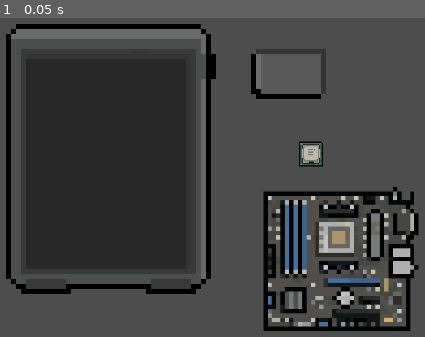
Above: before the commit, frame 1.
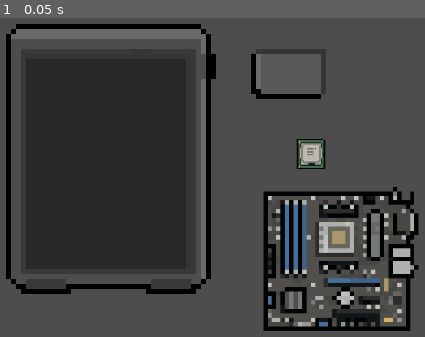
Above: after the commit, the same moment.

Repository: Raikosuu/Full-Tech-Panic_Public
Game: Godot game, scene res://scenes/minigame_1_v_2.tscn
Two runs of this game, one before a commit and one after it. Both use one fixed random seed, a clock stepped at 60 frames per second and the inputs below. This scene is started directly instead of the project's main scene.
Inputs:
- Up to frame 1 (0.05 s): no input

The runs differ from the first frame. In frame 1, 0.4% of the frame differs, in the area x 69-77%, y 37-48%.

Commit message:
added dampening on collision with other objects.

Diff:
--- a/scenes/cpu.tscn
+++ b/scenes/cpu.tscn
@@ -4,17 +4,17 @@
 [ext_resource type="Script" uid="uid://hfpu70hd02sc" path="res://scripts/cpu.gd" id="1_16h3v"]
 
 [sub_resource type="RectangleShape2D" id="RectangleShape2D_16h3v"]
-size = Vector2(19, 19)
 
 [node name="CPU" type="RigidBody2D"]
-scale = Vector2(0.5, 0.5)
 lock_rotation = true
+linear_damp = 50.0
+angular_damp = 50.0
 script = ExtResource("1_16h3v")
 
 [node name="Sprite2D" type="Sprite2D" parent="."]
-scale = Vector2(0.5, 0.5)
+scale = Vector2(0.3, 0.3)
 texture = ExtResource("1_5i68j")
 
 [node name="CollisionShape2D" type="CollisionShape2D" parent="."]
-scale = Vector2(0.5, 0.5)
+scale = Vector2(0.3, 0.3)
 shape = SubResource("RectangleShape2D_16h3v")
--- a/scenes/mo_bo.tscn
+++ b/scenes/mo_bo.tscn
@@ -8,6 +8,8 @@
 
 [node name="MoBo" type="RigidBody2D"]
 lock_rotation = true
+linear_damp = 50.0
+angular_damp = 50.0
 
 [node name="Sprite2D" type="Sprite2D" parent="."]
 scale = Vector2(0.86363643, 0.8689025)
--- a/scenes/su_battery.tscn
+++ b/scenes/su_battery.tscn
@@ -7,6 +7,8 @@
 
 [node name="SU_Battery" type="RigidBody2D"]
 lock_rotation = true
+linear_damp = 50.0
+angular_damp = 50.0
 
 [node name="Sprite2D" type="Sprite2D" parent="."]
 texture = ExtResource("1_0fd01")
--- a/scenes/su_panel.tscn
+++ b/scenes/su_panel.tscn
@@ -7,6 +7,8 @@
 
 [node name="SU_panel" type="RigidBody2D"]
 lock_rotation = true
+linear_damp = 50.0
+angular_damp = 50.0
 
 [node name="Sprite2D" type="Sprite2D" parent="."]
 texture = ExtResource("1_g5wu7")
